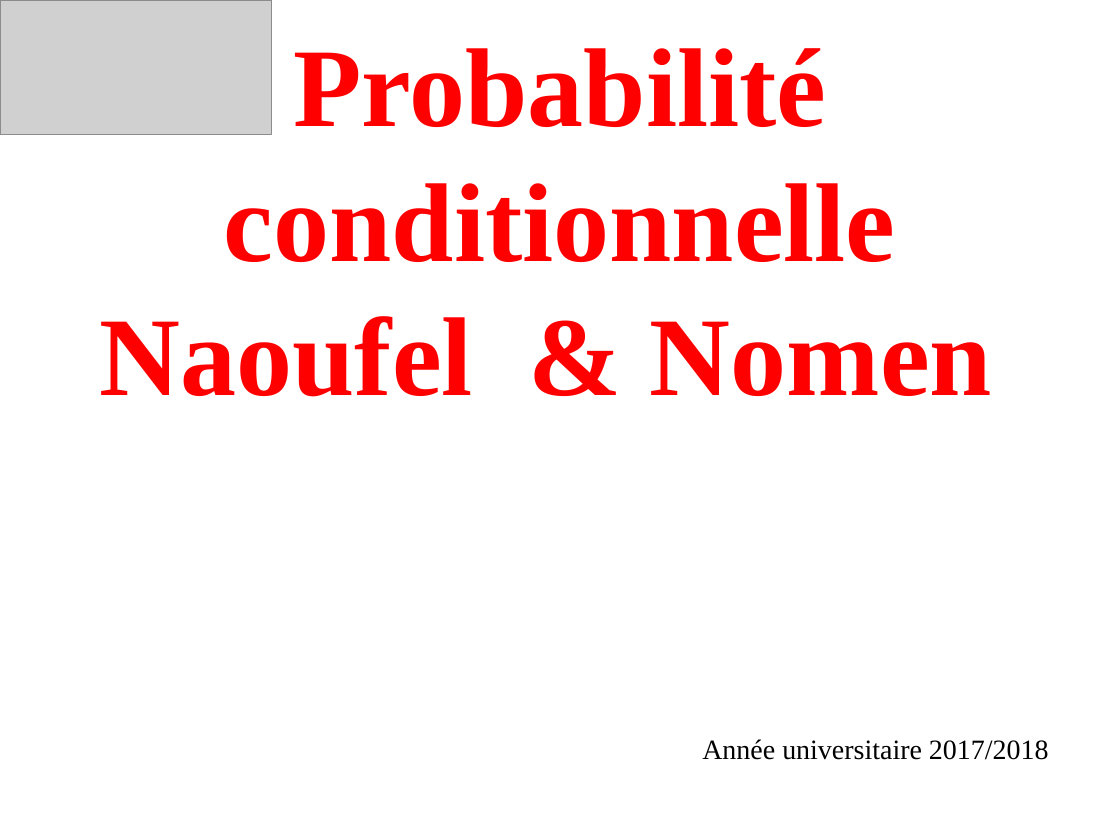
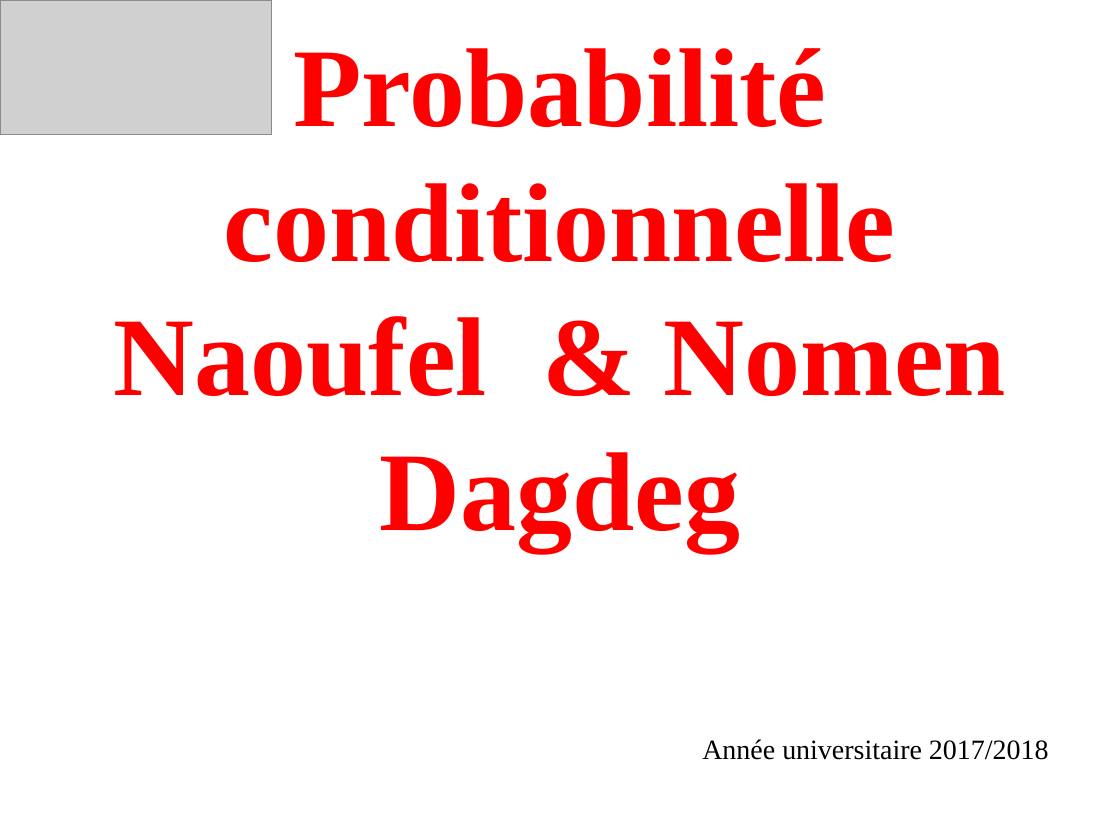
Before and after one commit to naoufelmhadhbi/FixIt, a slide deck: slide 1 of cours 2.pptx. Drawn at 1120x840 pixels with LibreOffice and Linux fonts; fonts in the diff are those of the drawing; grey boxes stand for pictures. Boxes give left, top, right and bottom in pixels: in the first picture for what was removed or moved away, otherwise in the second. Text is boxed around its words. In the diff, an @@ line names an element or a change of style, - is before the commit and + after.

```diff
--- a/cours 2.pptx
+++ b/cours 2.pptx
@@ title at [114, 48, 1006, 550]: text changed @@
-Probabilité conditionnelle
-Naoufel & Nomen
+Probabilité conditionnelle
+Naoufel & Nomen
+Dagdeg
```
